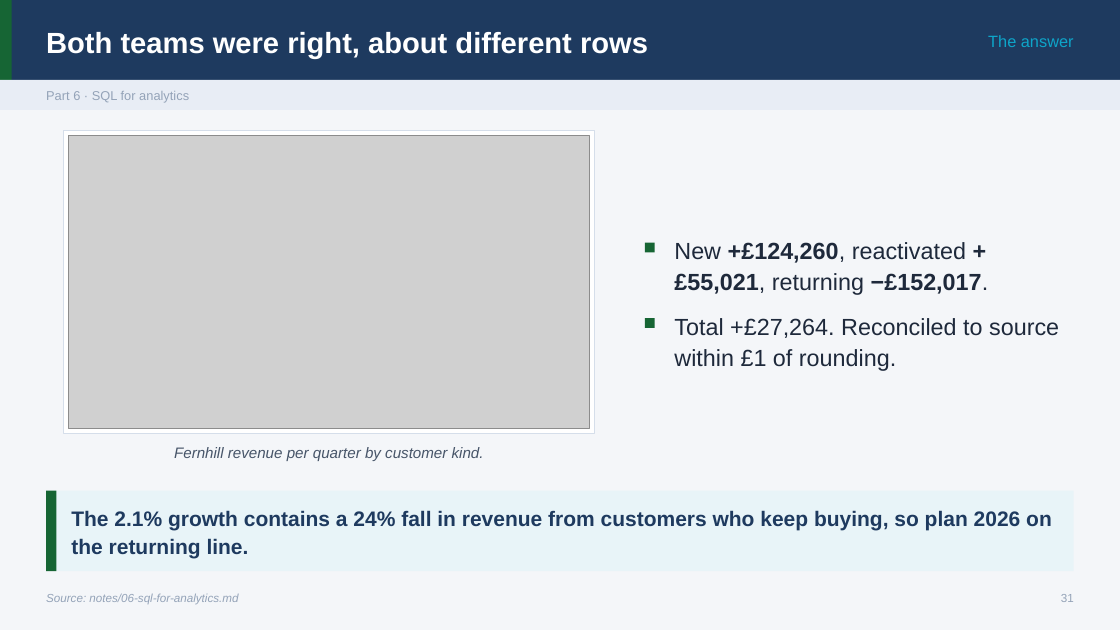
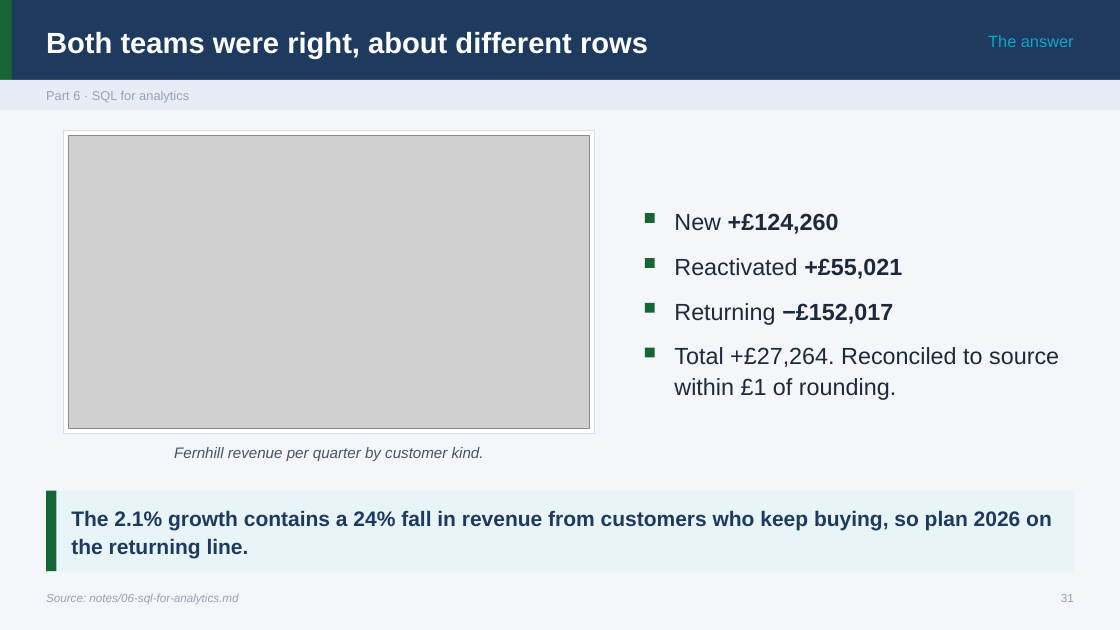
Before and after one commit to ramseywise/learn-ai-engineering, a slide deck: slide 31 of data-analytics/06-applied-analyses/slides/applied-analyses.pptx. Drawn at 1120x630 pixels with LibreOffice and Linux fonts; fonts in the diff are those of the drawing; grey boxes stand for pictures. Boxes give left, top, right and bottom in pixels: in the first picture for what was removed or moved away, otherwise in the second. Text is boxed around its words. In the diff, an @@ line names an element or a change of style, - is before the commit and + after.

```diff
--- a/data-analytics/06-applied-analyses/slides/applied-analyses.pptx
+++ b/data-analytics/06-applied-analyses/slides/applied-analyses.pptx
@@ rectangle: place and size @@
-rectangle at box(645, 243, 655, 253)
+rectangle at box(645, 213, 655, 223)
@@ text at box(674, 213, 839, 234): text changed; bold on @@
-New +£124,260, reactivated +£55,021, returning −£152,017.
+New +£124,260
@@ rectangle: place and size @@
-rectangle at box(645, 318, 655, 329)
+rectangle at box(645, 258, 655, 268)
@@ text added at box(674, 258, 902, 279), 20 pt, text #1E293B @@
+Reactivated +£55,021
@@ rectangle added at box(645, 303, 655, 313), fill #166534 @@
@@ text added at box(674, 303, 893, 325), 20 pt, text #1E293B @@
+Returning −£152,017
@@ rectangle added at box(645, 348, 655, 358), fill #166534 @@
@@ text "Total +£27,264. Reconciled to source ...": place and size @@
-text "Total +£27,264. Reconciled to source ..." at box(674, 318, 1059, 371)
+text "Total +£27,264. Reconciled to source ..." at box(674, 347, 1059, 400)
```
Also in this commit, not shown: 7 other slides changed, 36 other files.
